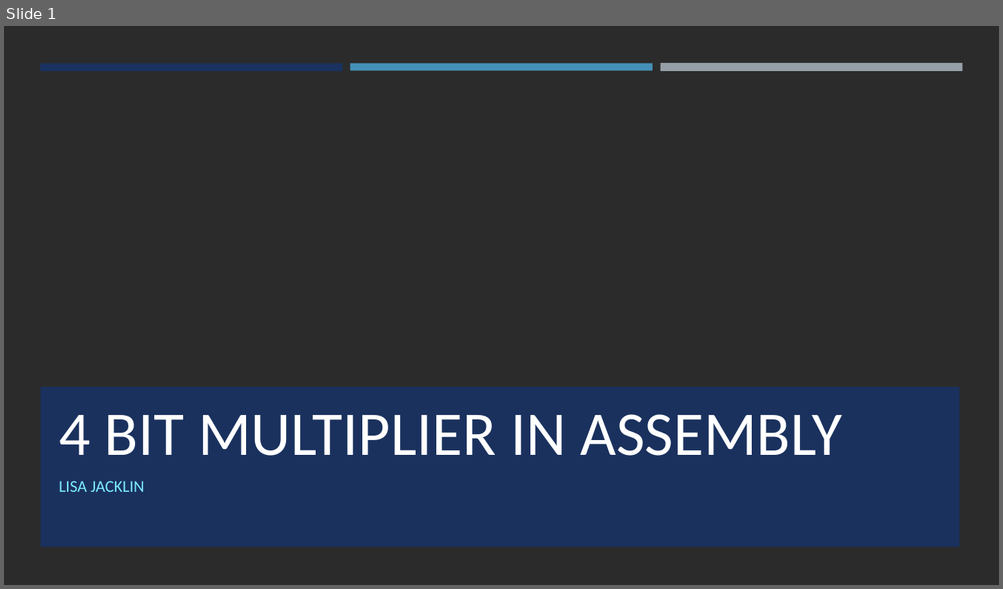
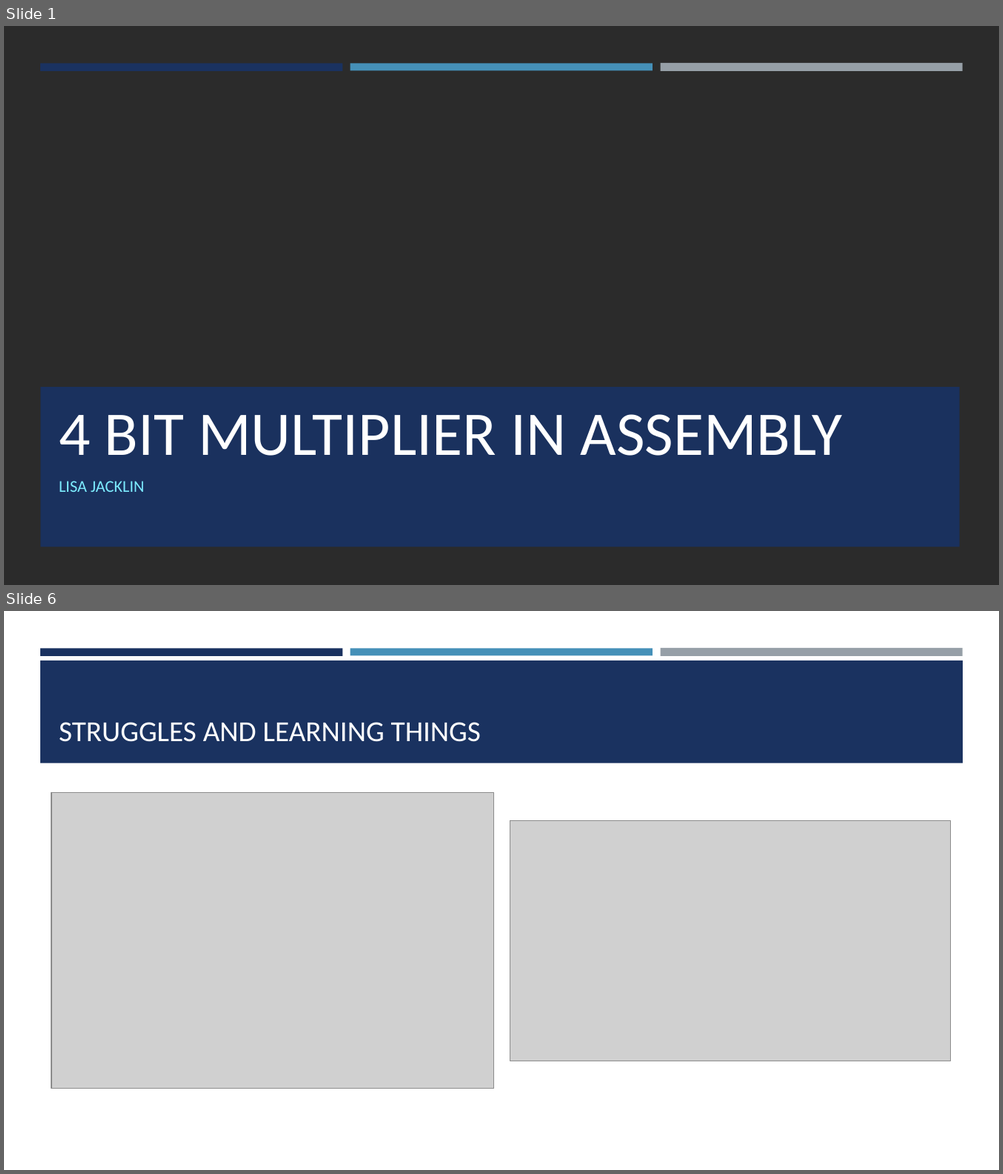
Before and after one commit to LisaJacklin/CS301_Project, a slide deck: CS301_ProjectPresentation.pptx. Shown one above the other, each under a label of ours: slide 1 before the commit, slides 1 and 6 after it; the slides between them are not shown. The pictures are 1003x589 and 1003x1174 pixels, drawn with LibreOffice and Linux fonts; fonts in the diff are those of the drawing; grey boxes stand for pictures; background and template pictures are left out; a plain dark background stands for a picture behind light text. Boxes give left, top, right and bottom in pixels: in the first picture for what was removed or moved away, otherwise in the second. Text is boxed around its words. In the diff, an @@ line names an element or a change of style, - is before the commit and + after.

```diff
--- a/CS301_ProjectPresentation.pptx
+++ b/CS301_ProjectPresentation.pptx
@@ slide 6 added at (x1=4, y1=611, x2=999, y2=1170), background #FFFFFF @@
@@ rectangle added at (x1=40, y1=648, x2=343, y2=655), fill #1A3260 @@
@@ rectangle added at (x1=350, y1=648, x2=652, y2=655), fill #4590B8 @@
@@ rectangle added at (x1=660, y1=648, x2=962, y2=657), fill #969FA7 @@
@@ rectangle added at (x1=40, y1=661, x2=963, y2=763), fill #1A3260 @@
@@ title added at (x1=59, y1=722, x2=481, y2=742), 28 pt, text #FFFFFF @@
+STRUGGLES AND LEARNING THINGS
@@ picture added at (x1=52, y1=793, x2=494, y2=1088) @@
@@ picture added at (x1=510, y1=820, x2=950, y2=1061) @@
```
Also in this commit, not shown: 2 slides changed, 3 other slides added, 2 slides removed.
